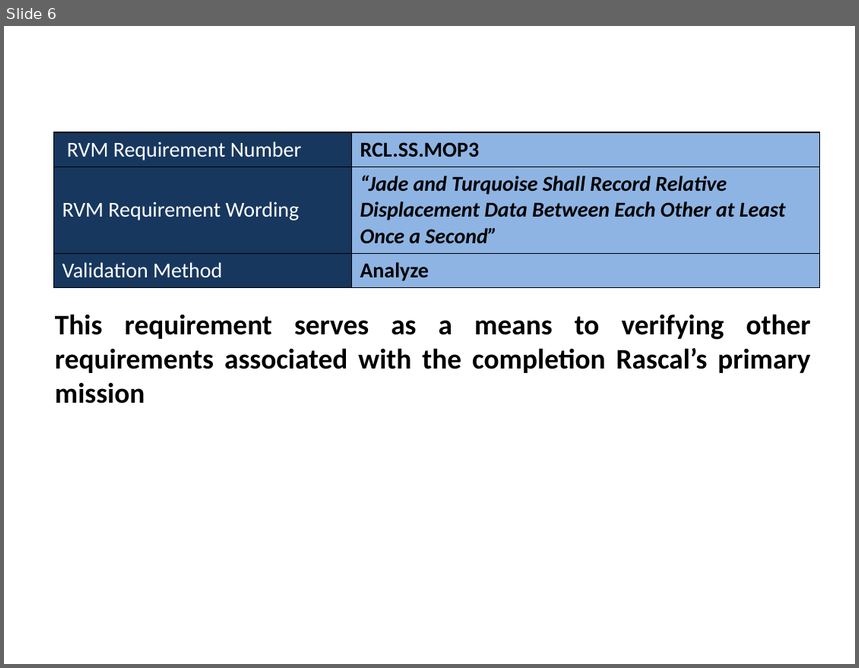
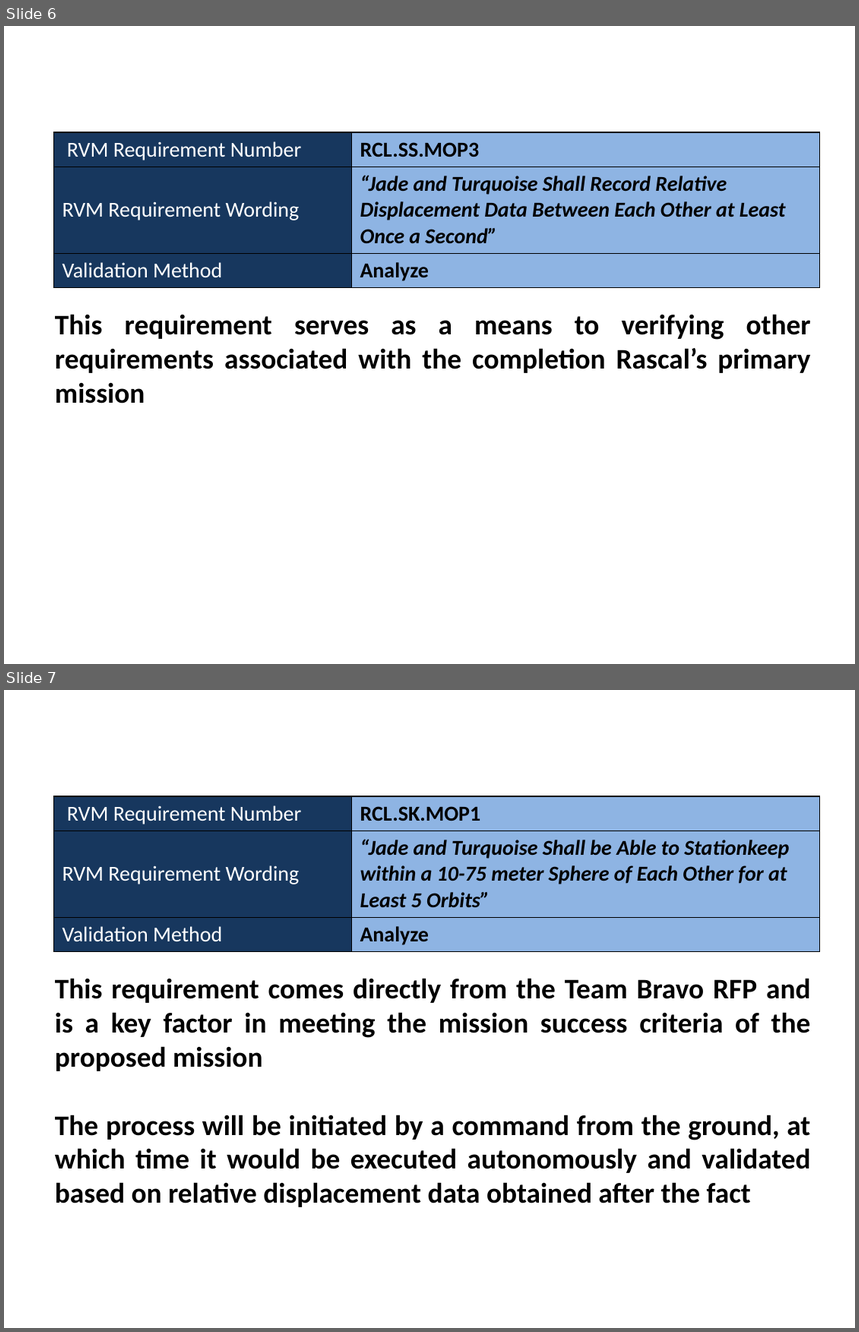
Before and after one commit to RascalSeniorDesign/Preliminary-Design, a slide deck: CMQA/Presentations/Tom Slides/Tom Slides.pptx. Shown one above the other, each under a label of ours: slide 6 before the commit, slides 6 and 7 after it. The pictures are 859x668 and 859x1332 pixels, drawn with LibreOffice and Linux fonts; fonts in the diff are those of the drawing. Boxes give left, top, right and bottom in pixels: in the first picture for what was removed or moved away, otherwise in the second. Text is boxed around its words. In the diff, an @@ line names an element or a change of style, - is before the commit and + after.

Commit message:
Finished all requirements

```diff
--- a/CMQA/Presentations/Tom Slides/Tom Slides.pptx
+++ b/CMQA/Presentations/Tom Slides/Tom Slides.pptx
@@ slide 7 added at (x1=4, y1=690, x2=855, y2=1328), background #FFFFFF @@
@@ table added at (x1=53, y1=796, x2=819, y2=951), 3 rows, 2 columns @@
+RVM Requirement Number | RCL.SK.MOP1
+RVM Requirement Wording | “Jade and Turquoise Shall be Able to Stationkeep within a 10-75 meter Sphere of Each Other for at Least 5 Orbits”
+Validation Method | Analyze
@@ text added at (x1=55, y1=978, x2=811, y2=1208), 24 pt, text #000000, bold @@
+This requirement comes directly from the Team Bravo RFP and is a key factor in meeting the mission success criteria of the proposed mission
+The process will be initiated by a command from the ground, at which time it would be executed autonomously and validated based on relative displacement data obtained after the fact
```
Also in this commit, not shown: 2 other slides added.
